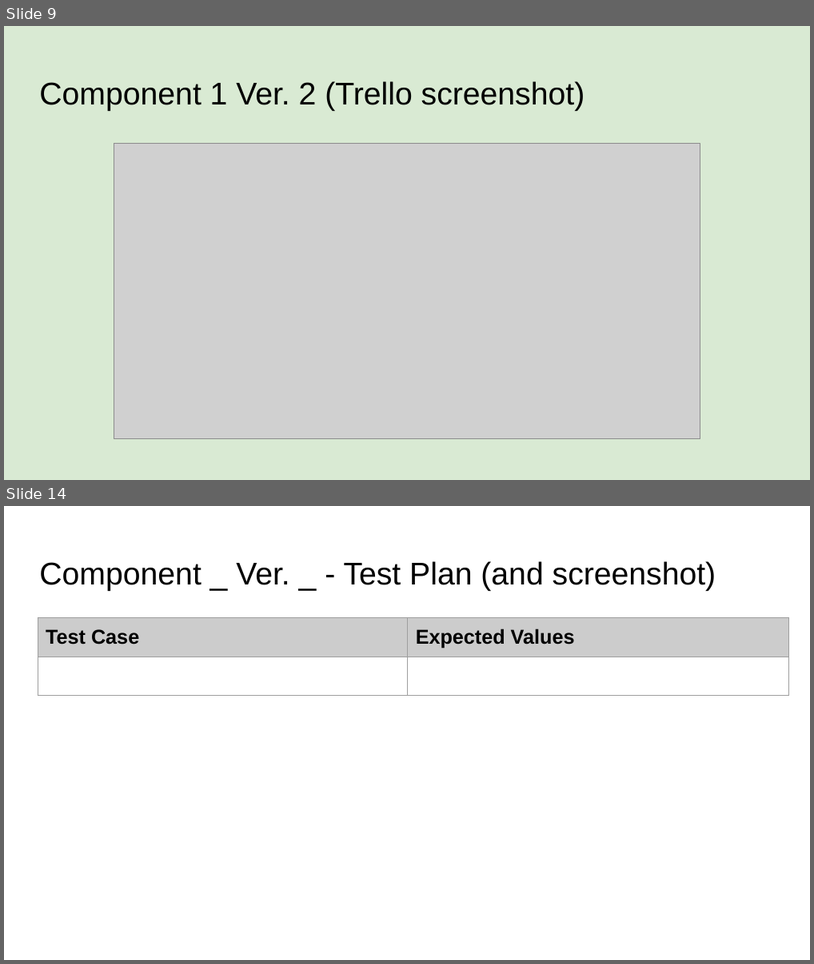
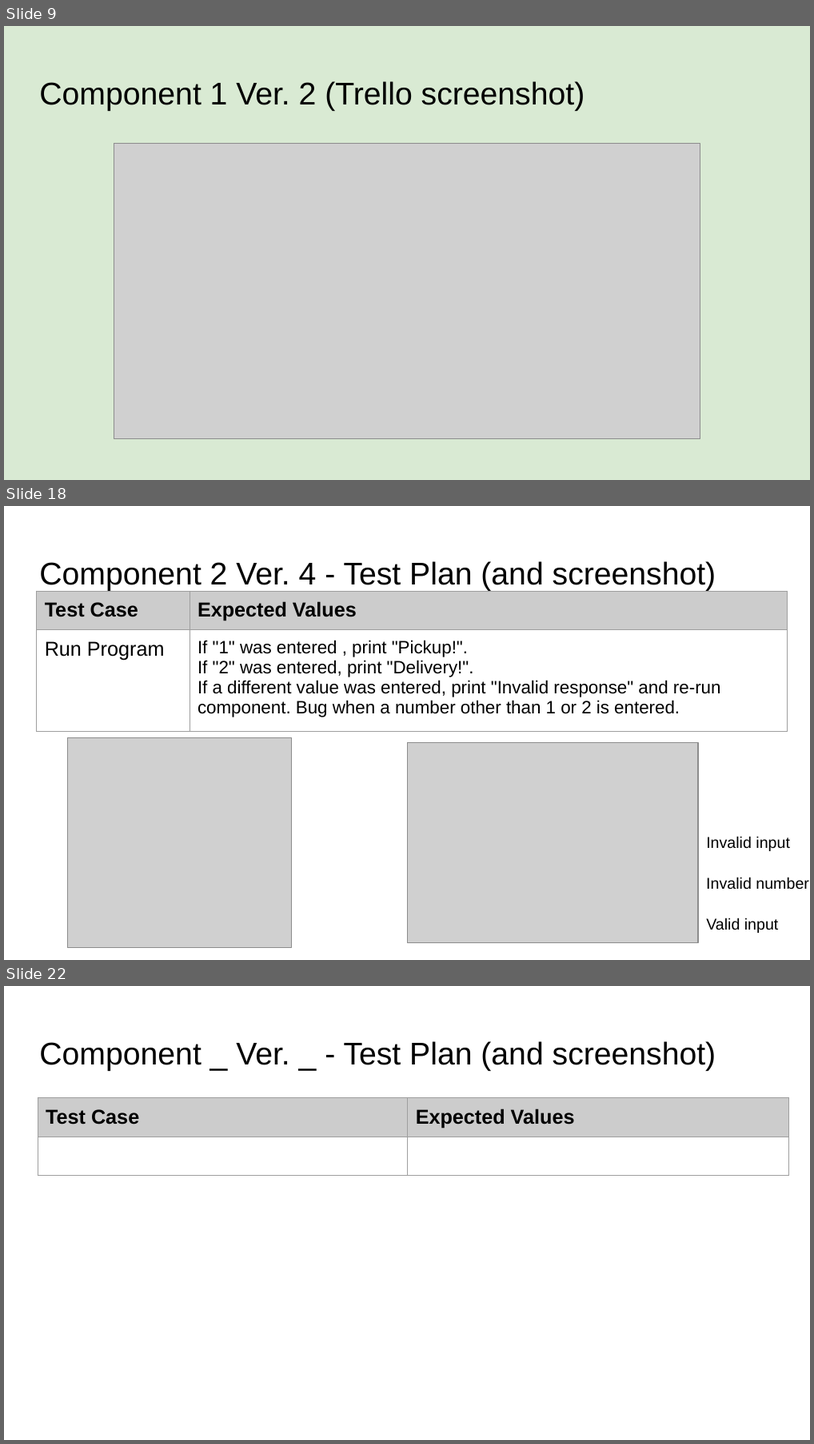
Before and after one commit to sinedotwav-e/pizzabot, a slide deck: pizzapowerpoint.pptx. Shown one above the other, each under a label of ours: slides 9 and 14 before the commit, slides 9, 18 and 22 after it; the slides between them are not shown. The pictures are 814x964 and 814x1444 pixels, drawn with LibreOffice and Linux fonts; fonts in the diff are those of the drawing; grey boxes stand for pictures. Boxes give left, top, right and bottom in pixels: in the first picture for what was removed or moved away, otherwise in the second. Text is boxed around its words. In the diff, an @@ line names an element or a change of style, - is before the commit and + after.

Commit message:
Created multiple versions of deliverypickup_v2
Created 3 additional versions of  deliverypickup_v2. deliverypickup_v5 is the latest version as of this commit.

```diff
--- a/pizzapowerpoint.pptx
+++ b/pizzapowerpoint.pptx
@@ slide 18 added at box(4, 506, 810, 960), background #FFFFFF @@
@@ title added at box(39, 561, 717, 591), 28 pt, text #000000 @@
+Component 2 Ver. 4 - Test Plan (and screenshot)
@@ table added at box(36, 591, 788, 733), 2 rows, 2 columns @@
+Test Case | Expected Values
+Run Program | If "1" was entered , print "Pickup!". / If "2" was entered, print "Delivery!". / If a different value was entered, print "Invalid response" and re-run component. Bug when a number other than 1 or 2 is entered.
@@ picture added at box(68, 737, 292, 948) @@
@@ picture added at box(407, 742, 698, 942) @@
@@ text added at box(706, 836, 790, 851), 14 pt, text #000000 @@
+Invalid input
@@ text added at box(706, 876, 810, 889), 14 pt, text #000000 @@
+Invalid number
@@ text added at box(706, 917, 779, 932), 14 pt, text #000000 @@
+Valid input
@@ what was slide 14 is now slide 22 @@
```
Also in this commit, not shown: 6 slides changed, 7 other slides added, 15 other files.
